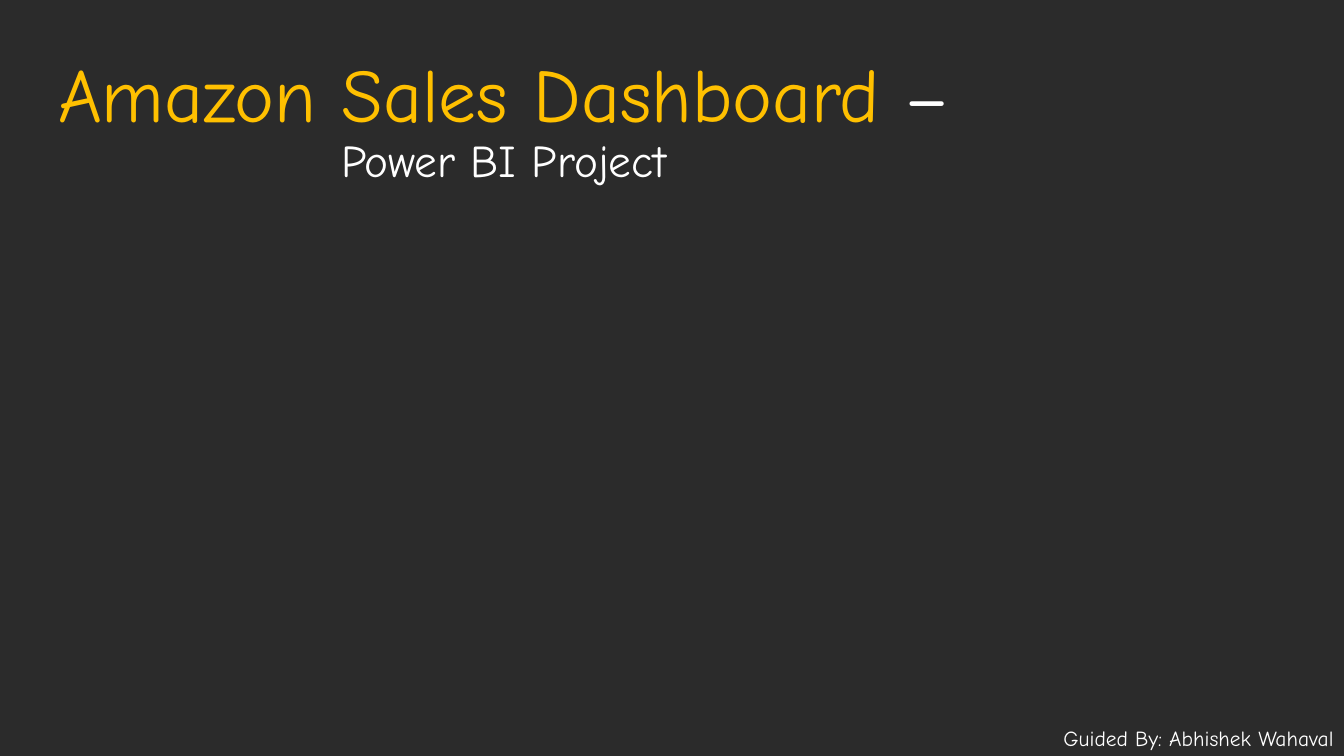
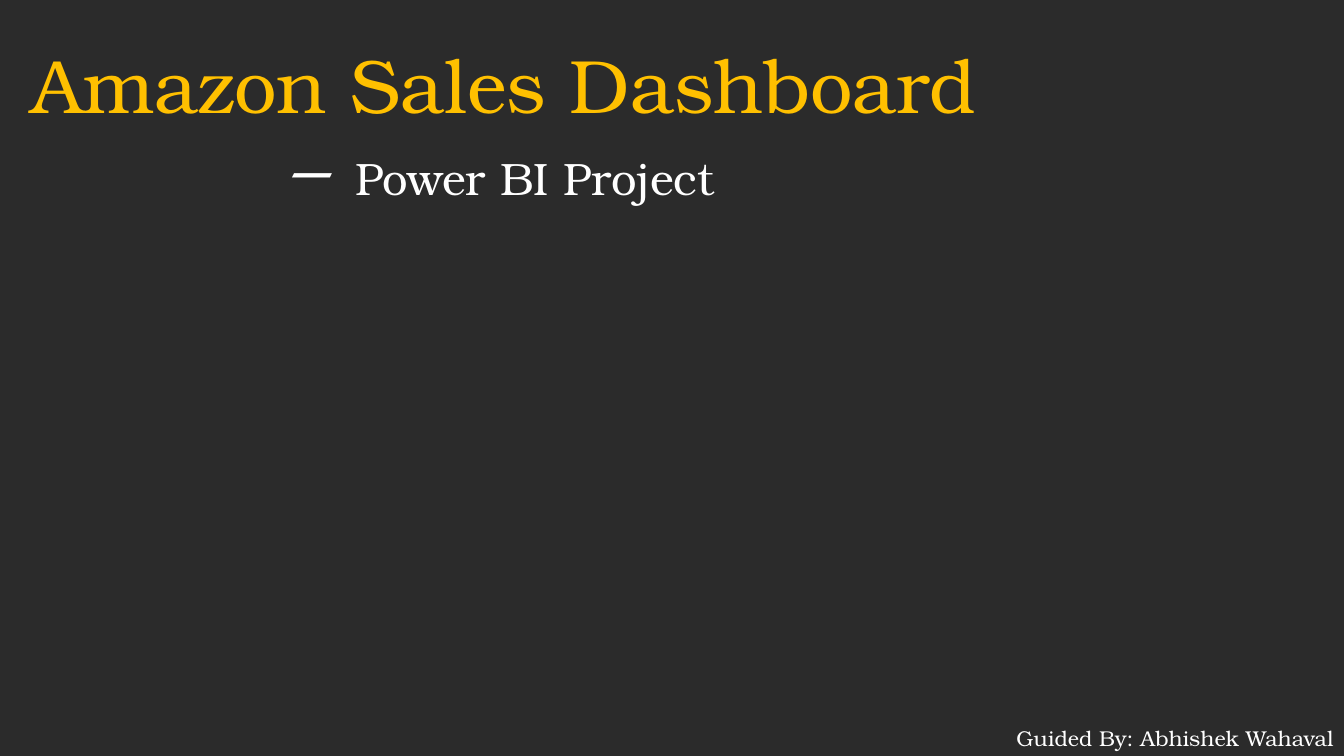
Before and after one commit to prafullwahatule/BI-Amazon-Sale-Report, a slide deck: slide 1 of Report/Amazon Sales Report.pptx. Drawn at 1344x756 pixels with LibreOffice and Linux fonts; fonts in the diff are those of the drawing; background and template pictures are left out; a plain dark background stands for a picture behind light text. Boxes give left, top, right and bottom in pixels: in the first picture for what was removed or moved away, otherwise in the second. Text is boxed around its words. In the diff, an @@ line names an element or a change of style, - is before the commit and + after.

```diff
--- a/Report/Amazon Sales Report.pptx
+++ b/Report/Amazon Sales Report.pptx
@@ title "Amazon Sales Dashboard – Power ..." at box(32, 58, 976, 206): font Comic Neue to TeX Gyre Bonum @@
@@ subtitle "Guided By: Abhishek Wahaval" at box(1016, 730, 1334, 751): font Comic Neue to TeX Gyre Bonum @@
```
Also in this commit, not shown: 1 other slide changed, 7 slides added, 1 other file.
